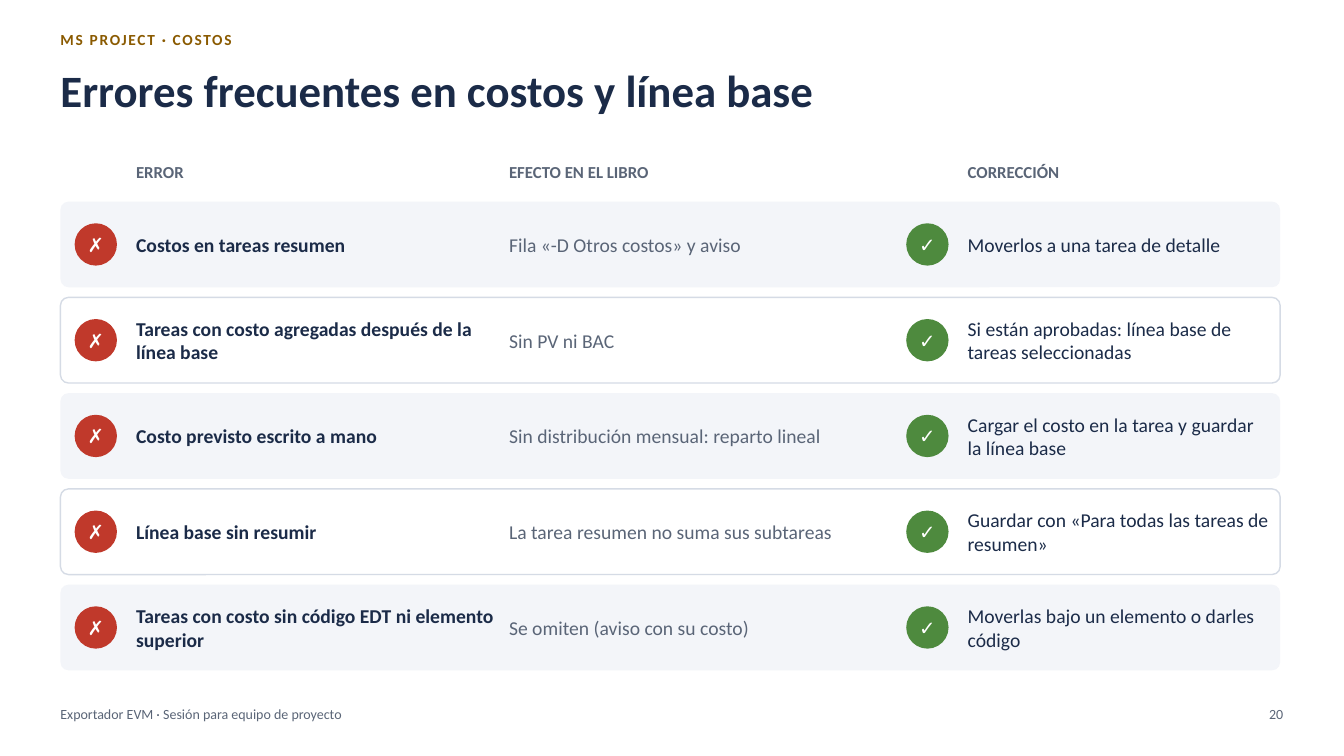
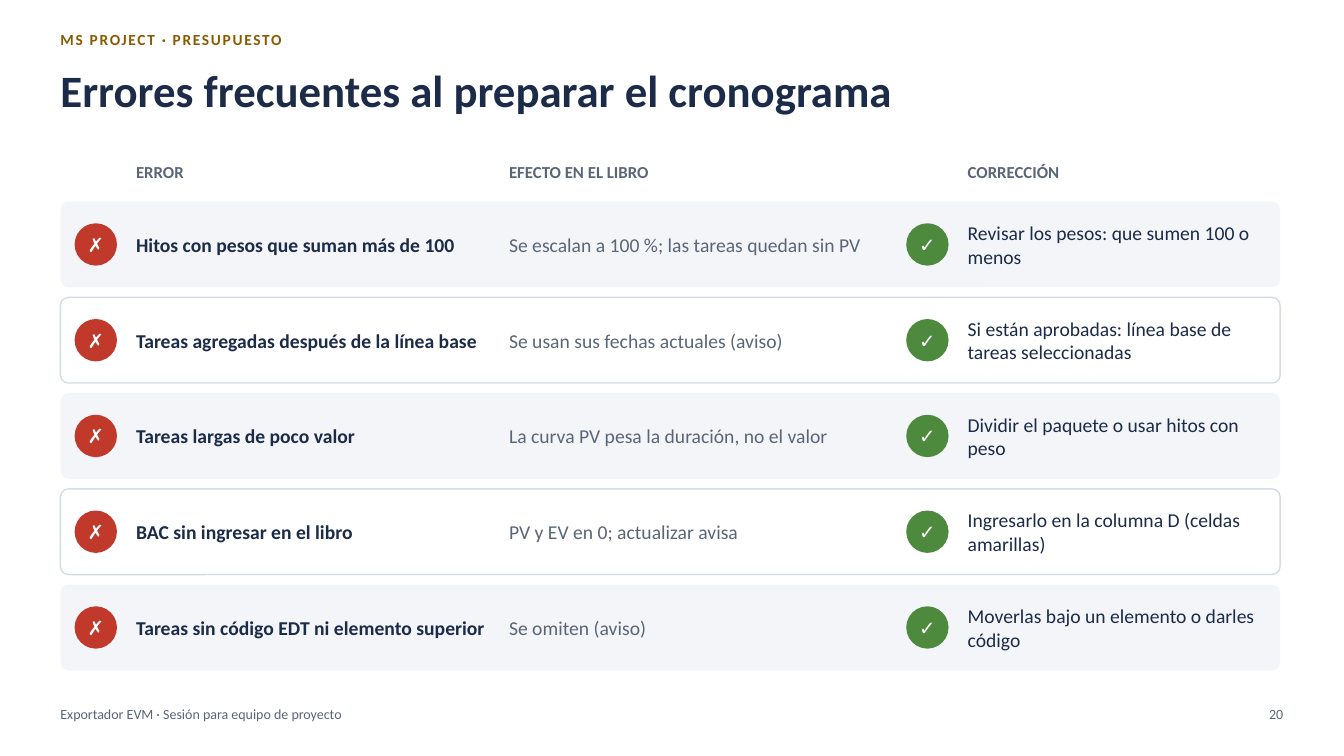
Before and after one commit to MarceloSalazar/evm-automation, a slide deck: slide 20 of docs/presentacion-jefes-de-proyecto.pptx. Drawn at 1344x756 pixels with LibreOffice and Linux fonts; fonts in the diff are those of the drawing. Boxes give left, top, right and bottom in pixels: in the first picture for what was removed or moved away, otherwise in the second. Text is boxed around its words. In the diff, an @@ line names an element or a change of style, - is before the commit and + after.

Commit message:
Documentación, capturas y presentación del modo porcentaje (versión 2.0.0)
- docs/modo-porcentaje.md: modo por defecto, pesos de tareas e hitos, multi-empresa, hojas, cierre
  mensual, cambios de BAC y diferencias con el modo costo.
- README, tutorial, configuración, multi-empresa, preparación en MS Project, métodos, libro Excel,
  comandos, validaciones, proceso de reporte, varios archivos, glosario y desarrollo actualizados;
  los documentos del modo costo indican que se aplican a ese modo.
- Capturas del libro regeneradas en el modo porcentaje (nuevas: % PV, % EV, % PV-EmpresaA).
- Presentación: presupuesto en el libro, curva por duración e hitos, cifras del ejemplo y capturas
  nuevas; portada con la versión 2.0.0 y PDF.
- Versión 2.0.0 y su entrada en CHANGELOG.md.

```diff
--- a/docs/presentacion-jefes-de-proyecto.pptx
+++ b/docs/presentacion-jefes-de-proyecto.pptx
@@ text at bbox=[60, 30, 867, 60]: text changed @@
-MS PROJECT · COSTOS
+MS PROJECT · PRESUPUESTO
@@ title at bbox=[60, 75, 891, 115]: text changed @@
-Errores frecuentes en costos y línea base
+Errores frecuentes al preparar el cronograma
@@ text at bbox=[136, 238, 455, 255]: text changed @@
-Costos en tareas resumen
+Hitos con pesos que suman más de 100
@@ text at bbox=[509, 238, 860, 255]: text changed @@
-Fila «-D Otros costos» y aviso
+Se escalan a 100 %; las tareas quedan sin PV
@@ text at bbox=[968, 226, 1249, 264]: text changed @@
-Moverlos a una tarea de detalle
+Revisar los pesos: que sumen 100 o menos
@@ text at bbox=[136, 334, 477, 352]: text changed @@
-Tareas con costo agregadas después de la línea base
+Tareas agregadas después de la línea base
@@ text at bbox=[509, 334, 782, 351]: text changed @@
-Sin PV ni BAC
+Se usan sus fechas actuales (aviso)
@@ text at bbox=[968, 418, 1239, 458]: text changed @@
-Cargar el costo en la tarea y guardar la línea base
+Dividir el paquete o usar hitos con peso
@@ text at bbox=[136, 429, 355, 447]: text changed @@
-Costo previsto escrito a mano
+Tareas largas de poco valor
@@ text at bbox=[509, 429, 828, 446]: text changed @@
-Sin distribución mensual: reparto lineal
+La curva PV pesa la duración, no el valor
@@ text at bbox=[136, 525, 352, 543]: text changed @@
-Línea base sin resumir
+BAC sin ingresar en el libro
@@ text at bbox=[509, 525, 738, 542]: text changed @@
-La tarea resumen no suma sus subtareas
+PV y EV en 0; actualizar avisa
@@ text at bbox=[968, 513, 1240, 554]: text changed @@
-Guardar con «Para todas las tareas de resumen»
+Ingresarlo en la columna D (celdas amarillas)
@@ text at bbox=[136, 621, 484, 639]: text changed @@
-Tareas con costo sin código EDT ni elemento superior
+Tareas sin código EDT ni elemento superior
@@ text at bbox=[509, 621, 646, 638]: text changed @@
-Se omiten (aviso con su costo)
+Se omiten (aviso)
```
Also in this commit, not shown: 25 other slides changed, 49 other files.
